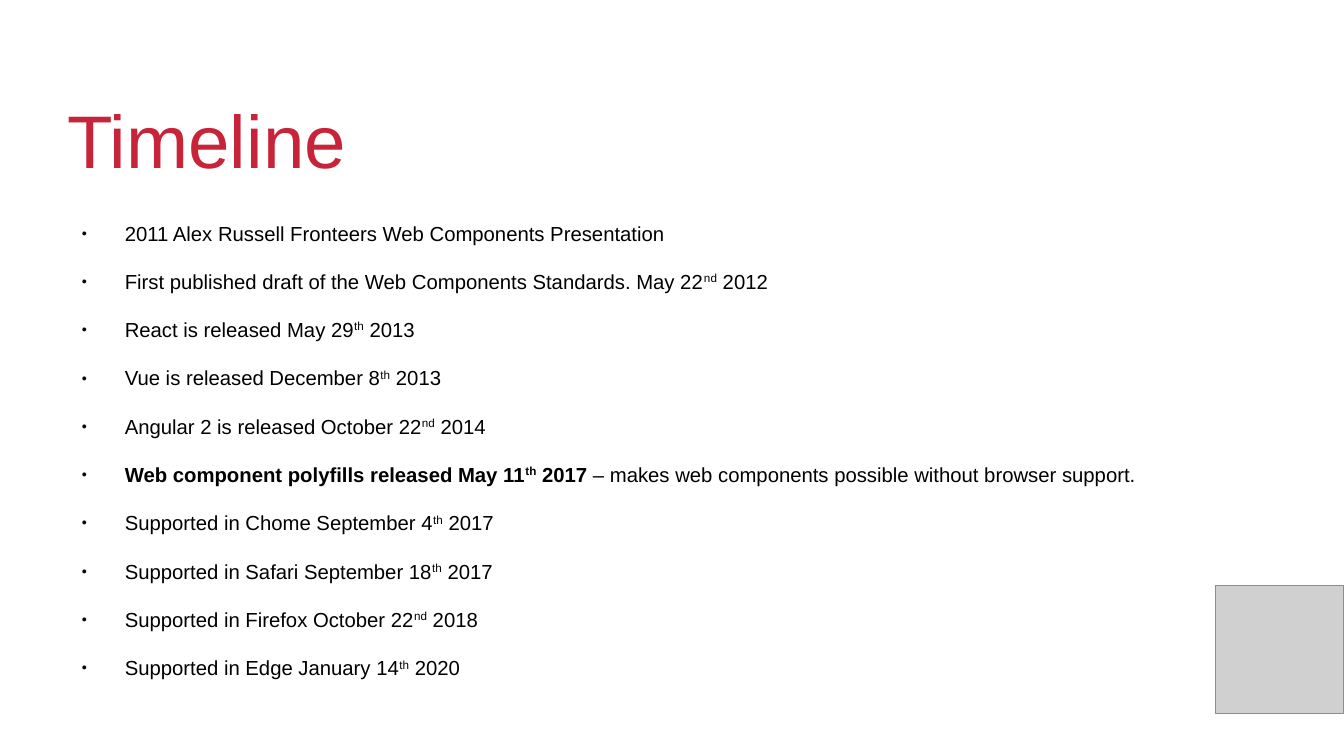
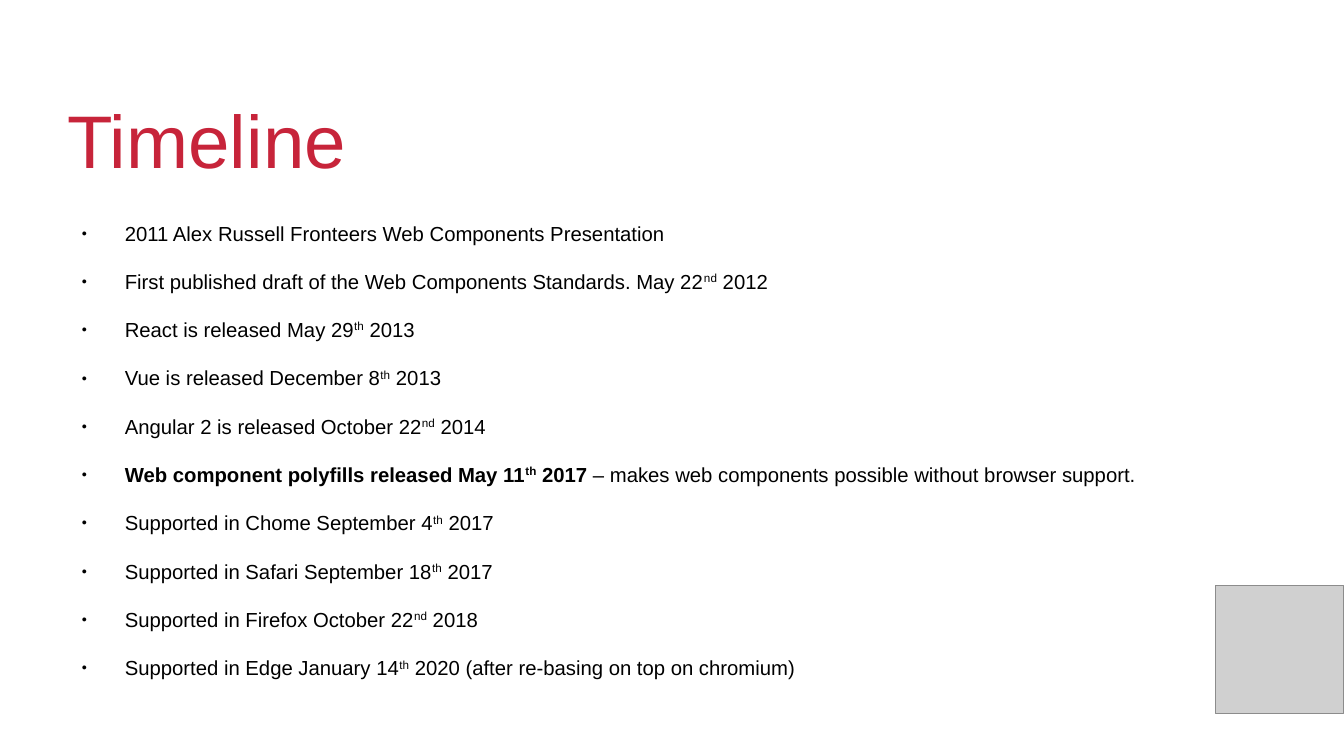
Before and after one commit to QuiWorks/wc-presentation, a slide deck: slide 4 of wc-pp-presentation.odp. Drawn at 1344x756 pixels with LibreOffice and Linux fonts; fonts in the diff are those of the drawing; grey boxes stand for pictures; background and template pictures are left out. Boxes give left, top, right and bottom in pixels: in the first picture for what was removed or moved away, otherwise in the second. Text is boxed around its words. In the diff, an @@ line names an element or a change of style, - is before the commit and + after.

```diff
--- a/wc-pp-presentation.odp
+++ b/wc-pp-presentation.odp
@@ text at (125, 660, 795, 680): text changed @@
-● Supported in Edge January 14th 2020
+● Supported in Edge January 14th 2020 (after re-basing on top on chromium)
```
Also in this commit, not shown: 1 other file.
